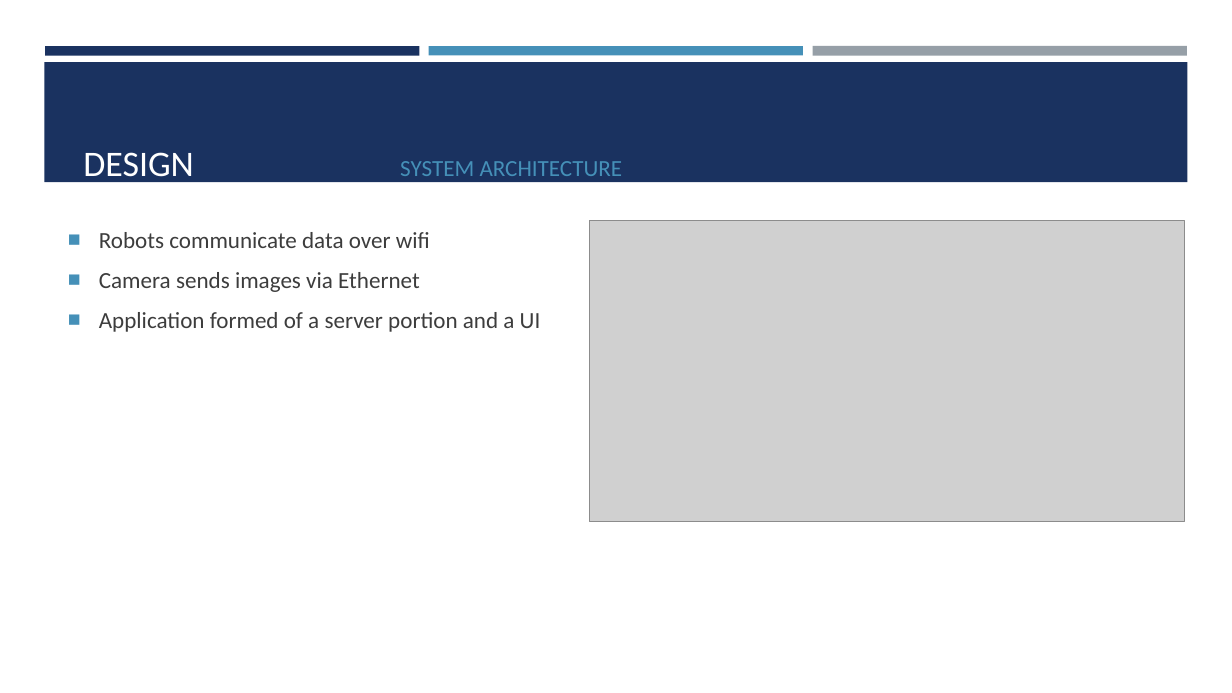
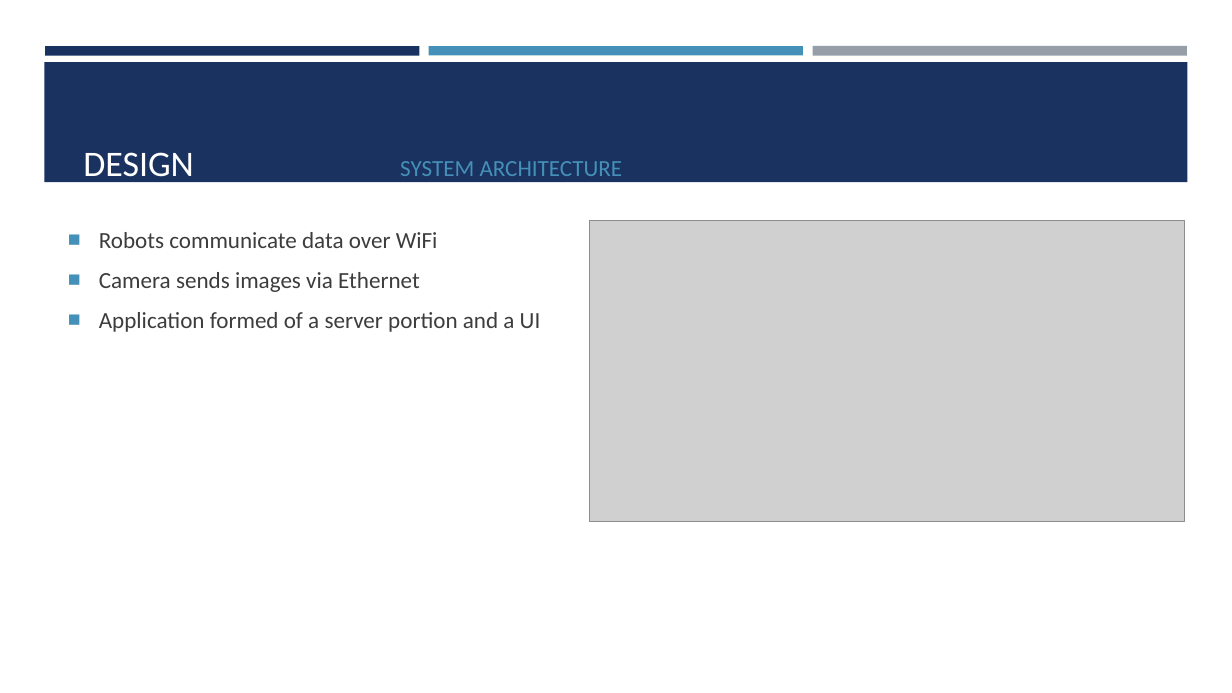
Before and after one commit to ajewers/SwarmDebug, a slide deck: slide 8 of Presentation/Project Presentation.pptx. Drawn at 1232x693 pixels with LibreOffice and Linux fonts; fonts in the diff are those of the drawing; grey boxes stand for pictures. Boxes give left, top, right and bottom in pixels: in the first picture for what was removed or moved away, otherwise in the second. Text is boxed around its words. In the diff, an @@ line names an element or a change of style, - is before the commit and + after.

```diff
--- a/Presentation/Project Presentation.pptx
+++ b/Presentation/Project Presentation.pptx
@@ text at (x1=99, y1=232, x2=438, y2=248): text changed @@
-■ Robots communicate data over wifi
+■ Robots communicate data over WiFi
```
Also in this commit, not shown: 4 other slides changed, 6 other files.
